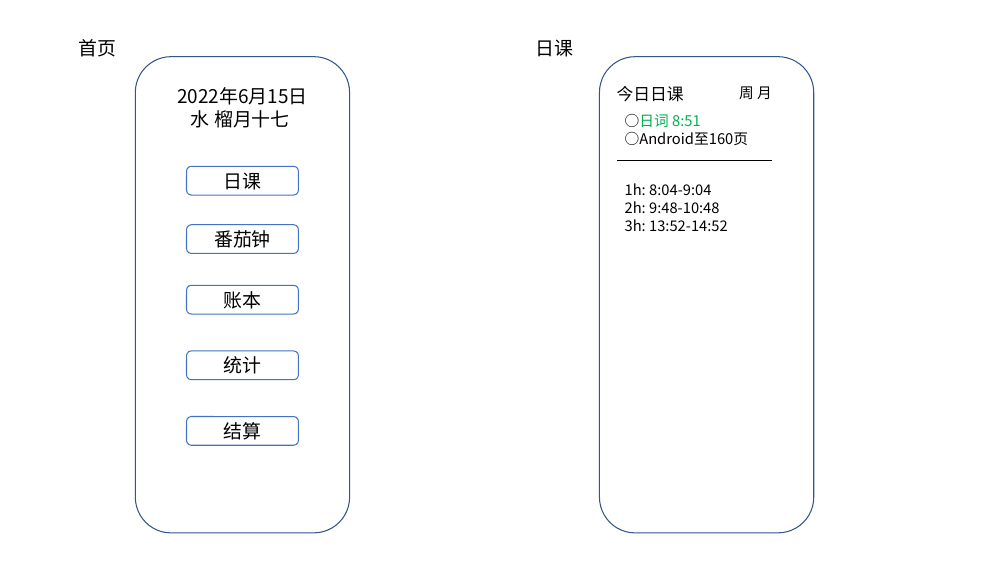
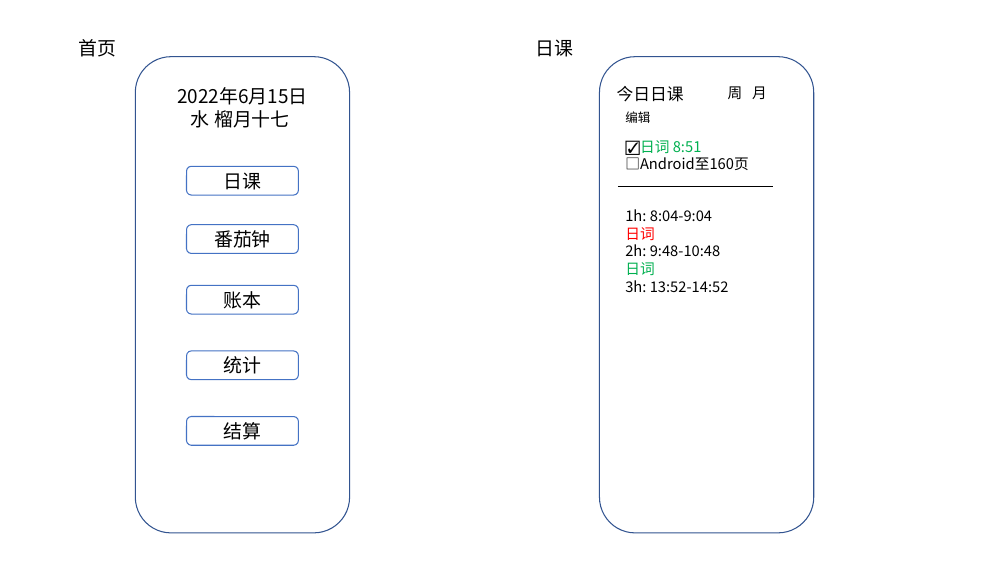
Before and after one commit to Inderway/schedule-plus, a slide deck: slide 1 of UI.pptx. Drawn at 1008x567 pixels with LibreOffice and Linux fonts; fonts in the diff are those of the drawing. Boxes give left, top, right and bottom in pixels: in the first picture for what was removed or moved away, otherwise in the second. Text is boxed around its words. In the diff, an @@ line names an element or a change of style, - is before the commit and + after.

```diff
--- a/UI.pptx
+++ b/UI.pptx
@@ text "周 月" rewrapped from (x1=739, y1=86, x2=772, y2=99) to (x1=728, y1=86, x2=767, y2=99) @@
@@ text added at (x1=625, y1=111, x2=650, y2=123), 12 pt, text #000000 @@
+编辑
@@ text at (x1=625, y1=140, x2=749, y2=170): text changed @@
-○日词 8:51
-○Android至160页
+☑日词 8:51
+□Android至160页
@@ text "1h: 8:04-9:04" moved from (x1=625, y1=183, x2=728, y2=231) to (x1=625, y1=209, x2=729, y2=292) @@
@@ line moved from (617, 160) - (772, 160) to (618, 186) - (773, 186) @@
@@ text at (x1=625, y1=227, x2=654, y2=240): paragraph added @@
+日词
@@ text at (x1=625, y1=262, x2=654, y2=275): paragraph added @@
+日词
```
Also in this commit, not shown: 4 other files.
